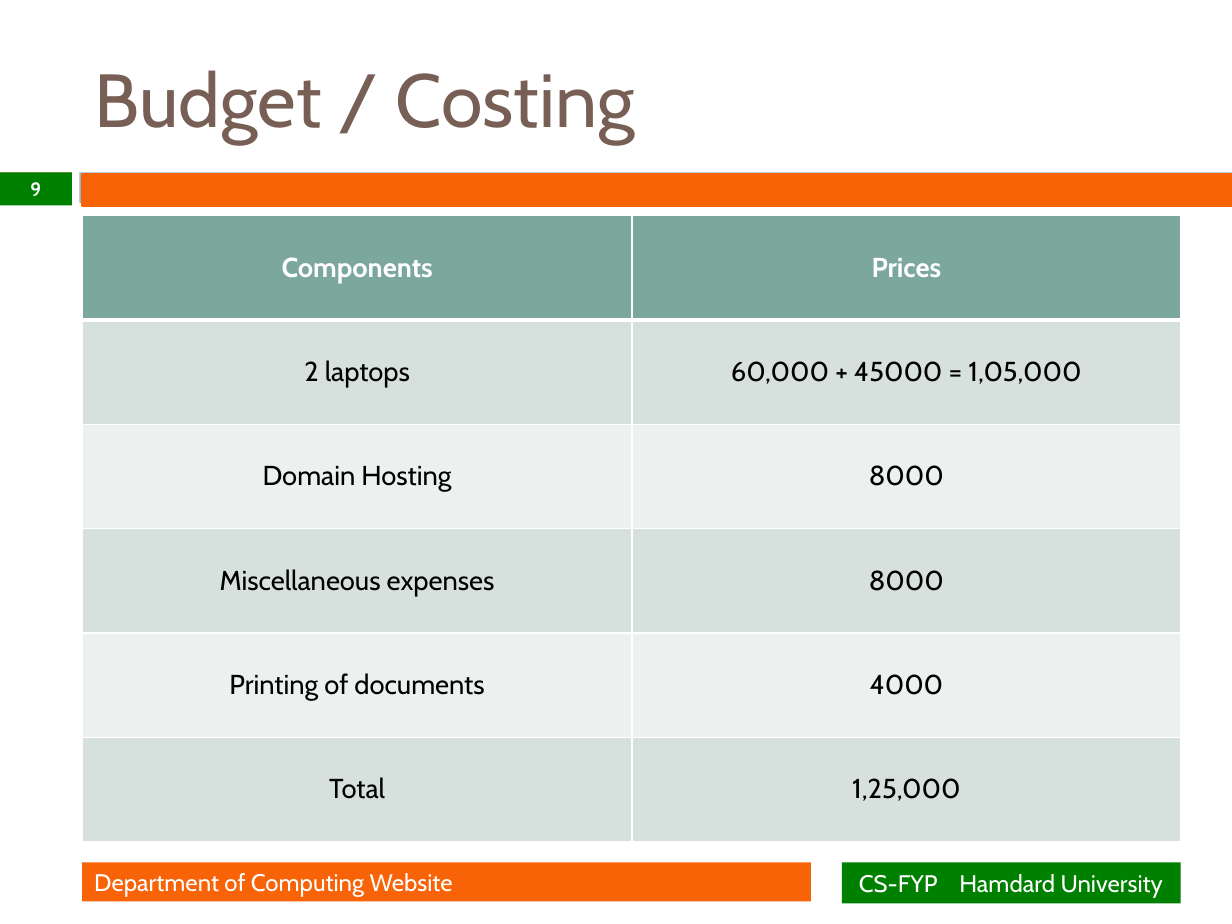
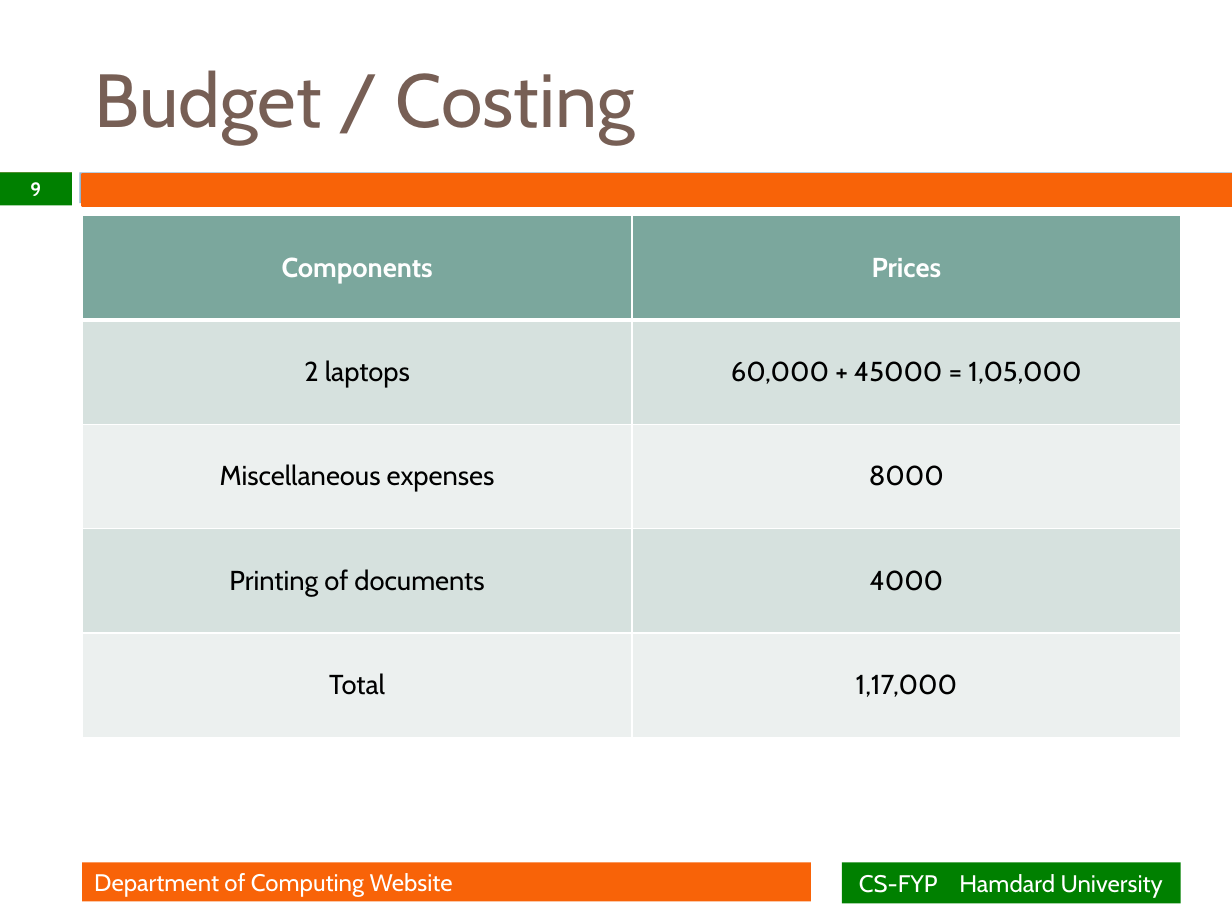
Before and after one commit to SHAHMEER-web/FYP, a slide deck: slide 9 of FYP-II Evaluation Presentation ppt.pptx. Drawn at 1232x924 pixels with LibreOffice and Linux fonts; fonts in the diff are those of the drawing; background and template pictures are left out. Boxes give left, top, right and bottom in pixels: in the first picture for what was removed or moved away, otherwise in the second. Text is boxed around its words. In the diff, an @@ line names an element or a change of style, - is before the commit and + after.

```diff
--- a/FYP-II Evaluation Presentation ppt.pptx
+++ b/FYP-II Evaluation Presentation ppt.pptx
@@ table at box(83, 216, 1181, 738) @@
-row 3: Domain Hosting | 8000
-row 5, column 2: 1,25,000
+row 5, column 2: 1,17,000
```
Also in this commit, not shown: 4 other slides changed, 2 slides added, 8 other files.
